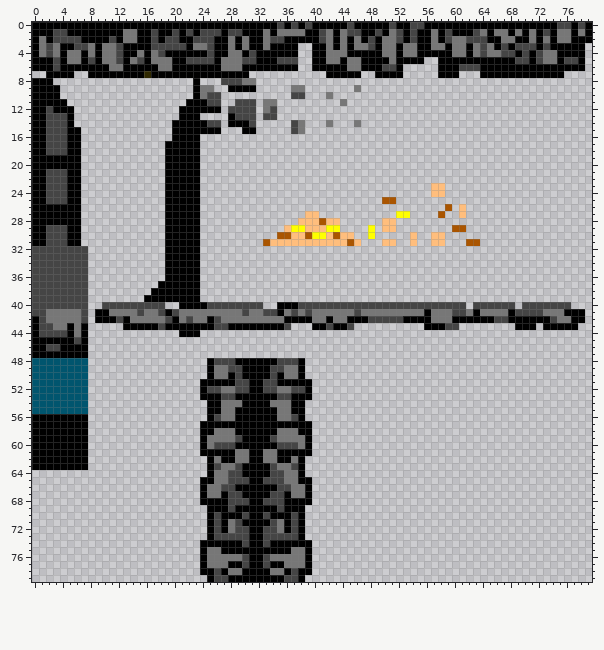
A sprite sheet gets an edit: media/tiles8.png. Above, as it was before the edit.
The file is 80x80 pixels.
Once edited:
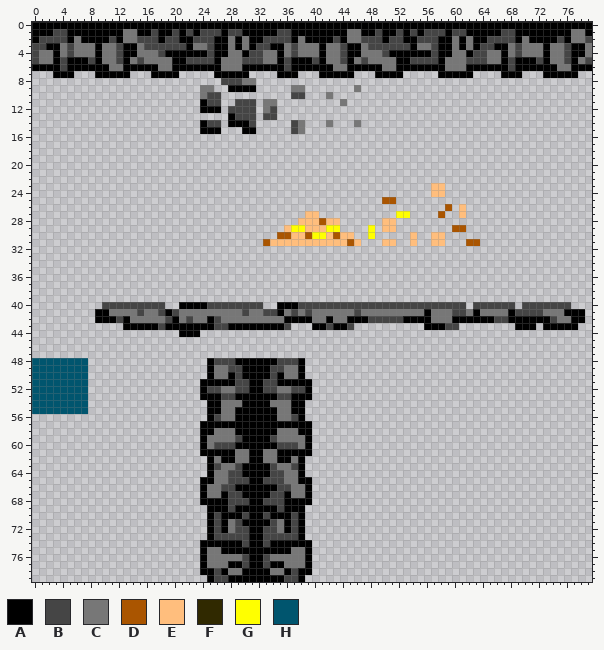
Palette (. is transparent): A #000000  B #454545  C #777777  D #aa5500  E #ffbe7d  F #302900  G #ffff00  H #00556e
The author wrote: cleaning up the floor tiles
Edits made:
The author put colour A in row 5 at x 38 to 39; in row 6 at x 38 to 39, 53 to 57 and 79; in row 7 at x 35 to 37, 41, 61 to 62 and 76 to 77.
Colour B becomes colour A in row 0 at x 35, 37, 39, 45, 51, 54 to 55, 75 to 76 and 78; in row 1 at x 41, 59, 63 and 73; in row 2 at x 5, 41, 54, 59 and 63 to 64; in row 3 at x 2, 67 and 73; in row 4 at x 67; in row 5 at x 3, 35, 37, 69 to 70 and 77.
Colour B becomes colour A in row 6 at x 3 and 62 to 63.
Colour C becomes colour A in row 1 at x 33, 37 to 38, 42, 44, 51, 64, 66, 69, 71 and 75 to 76; in row 2 at x 42, 44, 50, 61, 71, 73 and 76; in row 3 at x 3, 46, 54, 58, 61 and 63; in row 4 at x 3, 51, 53 to 54 and 73; in row 5 at x 5 to 6, 45 and 73; in row 6 at x 45 to 46.
The author put colour B in row 5 at x 56 to 57 and 79.
Colour A becomes colour B in row 1 at x 56, 58, 60 to 61 and 68; in row 2 at x 2, 15 to 16, 36, 43, 47, 49, 55 to 56, 65 to 66 and 79; in row 3 at x 0, 5, 16, 32, 37, 49, 52 and 76; in row 4 at x 0, 32, 37, 57, 69 and 76; in row 5 at x 0, 4, 32, 40, 44, 47, 54 to 55, 62 to 64 and 68; in row 6 at x 4, 36 and 68.
Colour C becomes colour B in row 1 at x 35 to 36, 57 and 67; in row 2 at x 1, 33, 51, 57, 67 to 68 and 75; in row 3 at x 1, 33, 44, 50 to 51, 53, 57 and 65; in row 4 at x 5, 44, 50 and 63.
The author put colour C in rows 3 to 4 at x 38 to 39 and 79.
Colour A becomes colour C in row 1 at x 77; in row 2 at x 38, 45, 70 and 77 to 78; in row 3 at x 4, 15, 36, 40, 43, 55 to 56, 62, 68, 72 and 74 to 75; in row 4 at x 4, 7, 16, 33 to 34, 36, 40, 47 to 49, 71 and 75; in row 5 at x 1 to 2, 16, 33 to 34, 48 to 50, 59 to 61, 65 to 66, 75 and 78; in row 6 at x 43 to 44, 59 to 60 and 75 to 76.
Colour B becomes colour C in row 1 at x 45 to 46; in row 2 at x 6 and 62; in row 3 at x 6 to 7 and 70 to 71; in row 4 at x 2, 68, 70 and 72; in row 6 at x 50 to 51 and 61.
Colour A is removed in row 7 at x 2, 8, 14 to 15, 21 to 25, 46, 64 to 66 and 70 to 72; in row 8 at x 0 to 2 and 23; in rows 9 to 10 at x 0 to 3 and 23; in row 11 at x 0 to 4 and 22 to 23; in row 12 at x 0 to 1, 3 to 5 and 21 to 23; in row 13 at x 0 to 1, 5 and 21 to 23.
Colour A is removed in row 14 at x 0 to 1, 5 and 20 to 23; in rows 15 to 16 at x 0 to 1, 5 to 6 and 20 to 23; in rows 17 to 18 at x 0 to 1, 5 to 6 and 19 to 23; in rows 19 to 20 at x 0 to 6 and 19 to 23; in rows 21 to 25 at x 0 to 1, 5 to 6 and 19 to 23; in rows 26 to 28 at x 0 to 6 and 19 to 23.
Colour A is removed in rows 29 to 31 at x 0 to 1, 5 to 6 and 19 to 23; in rows 32 to 36 at x 19 to 23; in row 37 at x 18 to 23; in row 38 at x 17 to 23; in row 39 at x 16 to 23; in row 42 at x 0.
Colour A is removed in rows 43 to 44 at x 0, 5 and 7; in row 45 at x 0 to 5 and 7; in row 46 at x 0 to 1 and 4 to 7; in row 47 at x 0 to 7; in rows 56 to 63 at x 0 to 7.
Colour B is removed in row 12 at x 2; in rows 13 to 18 at x 2 to 4; in rows 21 to 25 at x 2 to 4; in rows 29 to 31 at x 2 to 4; in rows 32 to 40 at x 0 to 7; in row 41 at x 0 to 1 and 7.
Colour B is removed in row 42 at x 1 and 7; in row 43 at x 1 to 2; in row 44 at x 1 to 4; in row 45 at x 6; in row 46 at x 2 to 3.
Colour C is removed in rows 41 to 42 at x 2 to 6; in row 43 at x 3 to 4 and 6; in row 44 at x 6.
Colour F is removed in row 7 at x 16.
Changed places in both pictures, as pixel boxes (x1, y1, x2, y2):
changed: (256, 22, 592, 78)
changed: (32, 36, 95, 358)
changed: (130, 36, 214, 302)
erased: (32, 414, 88, 470)
